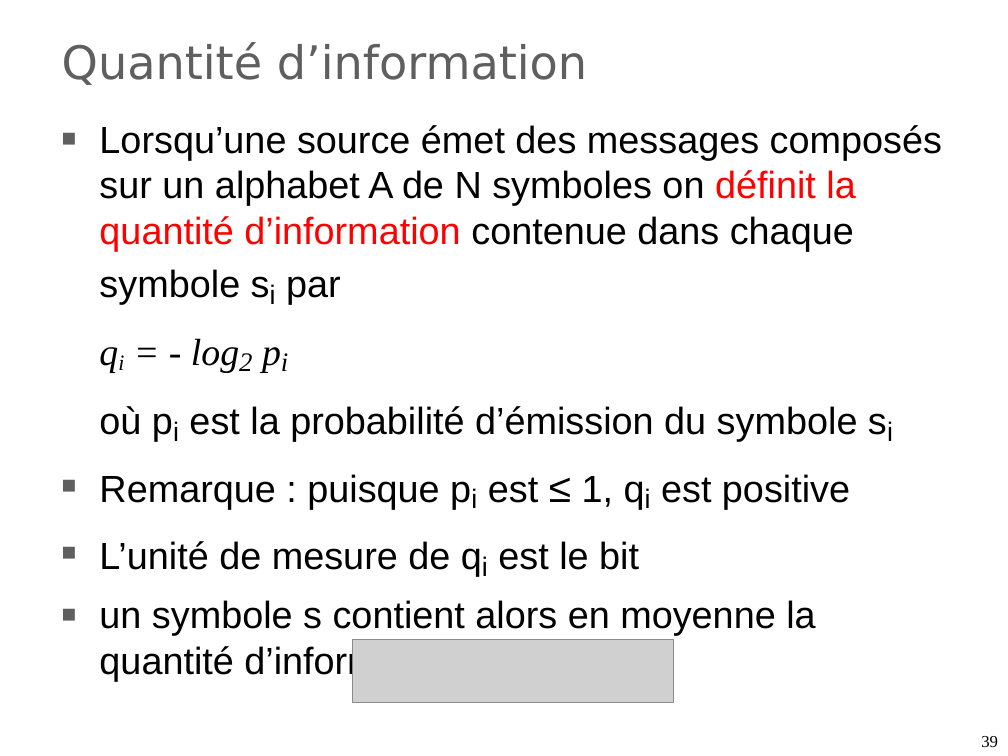
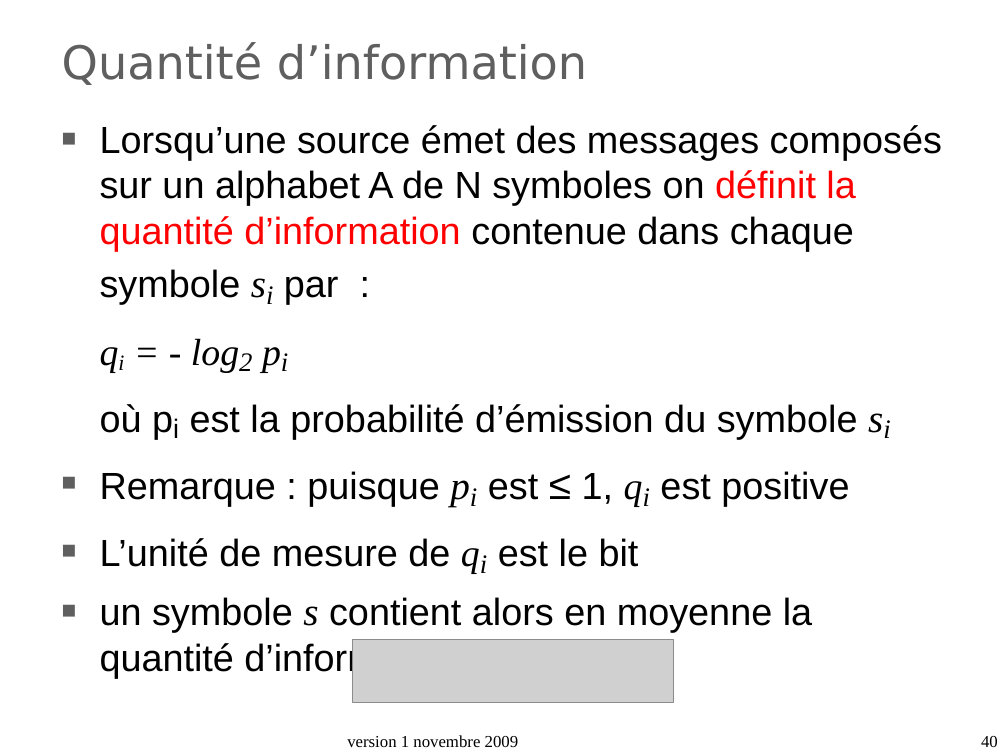
Before and after one commit to duanegris/texts, a slide deck: slide 40 of isi1/slides/3_numeration-codage.ppt (slide 39 before the commit). Drawn at 1008x756 pixels with LibreOffice and Linux fonts; fonts in the diff are those of the drawing; grey boxes stand for pictures; background and template pictures are left out. Boxes give left, top, right and bottom in pixels: in the first picture for what was removed or moved away, otherwise in the second. Text is boxed around its words. In the diff, an @@ line names an element or a change of style, - is before the commit and + after.

```diff
--- a/isi1/slides/3_numeration-codage.ppt
+++ b/isi1/slides/3_numeration-codage.ppt
@@ text at (x1=100, y1=125, x2=942, y2=305): text changed @@
-■ Lorsqu’une source émet des messages composés sur un alphabet A de N symboles on définit la quantité d’information contenue dans chaque symbole si par
+■ Lorsqu’une source émet des messages composés sur un alphabet A de N symboles on définit la quantité d’information contenue dans chaque symbole si par :
@@ text at (x1=100, y1=404, x2=858, y2=678): size 27 to 28 pt in "si", "pi", "s"; font Arial to Times New Roman, italic on in "si", "pi qi", "qi", "s"; less space between paragraphs @@
@@ text added at (x1=347, y1=735, x2=519, y2=747), 12 pt, text #000000 @@
+version 1 novembre 2009
@@ page number at (x1=981, y1=736, x2=998, y2=747): text changed @@
-39
+40
```
Also in this commit, not shown: 42 other slides changed, 2 slides added, 1 slide removed.
